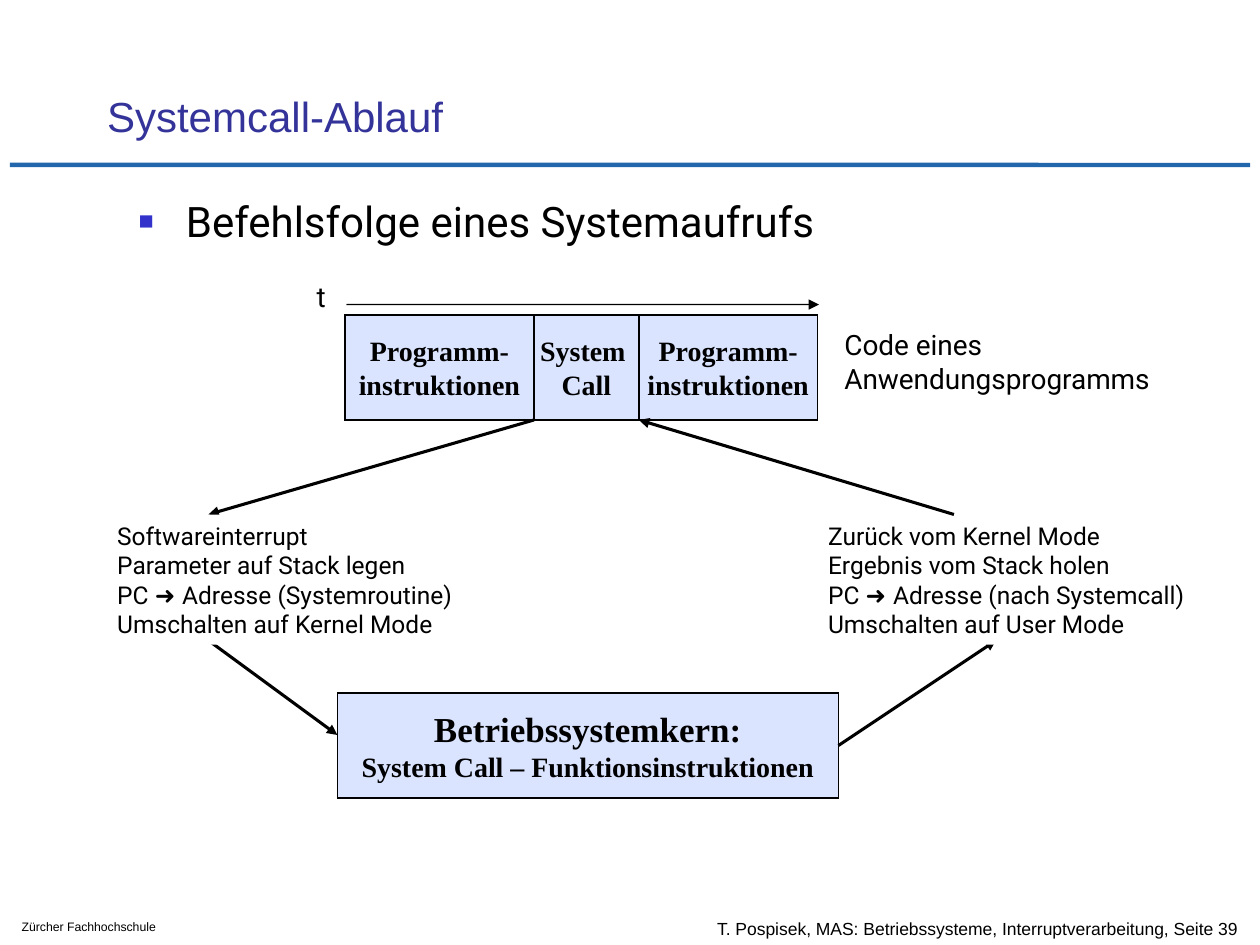
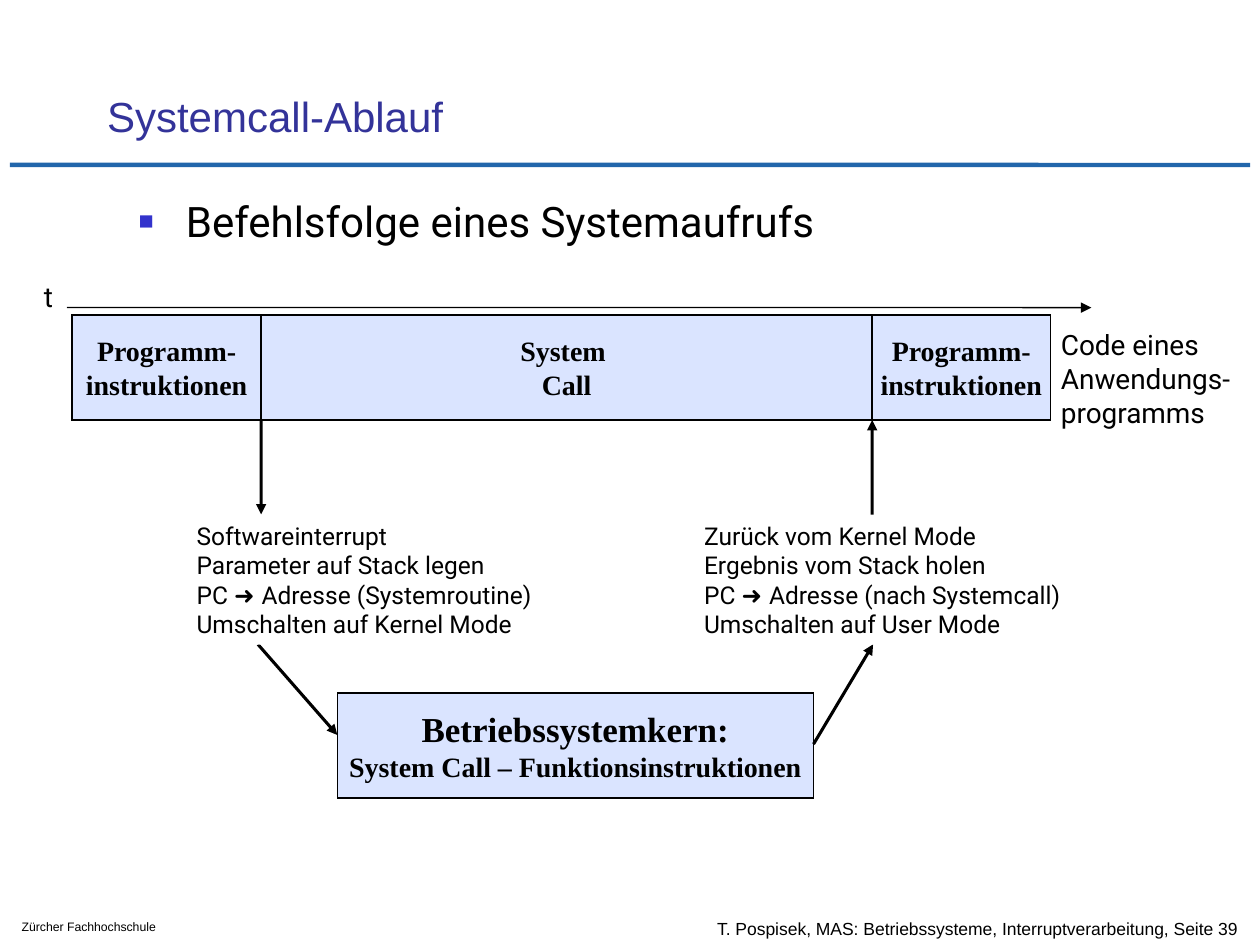
Before and after one commit to tpo/betriebssysteme, a slide deck: slide 39 of 04-3_Interruptverarbeitung_in_Betriebssystemen.odp. Drawn at 1260x945 pixels with LibreOffice and Linux fonts; fonts in the diff are those of the drawing; background and template pictures are left out. Boxes give left, top, right and bottom in pixels: in the first picture for what was removed or moved away, otherwise in the second. Text is boxed around its words. In the diff, an @@ line names an element or a change of style, - is before the commit and + after.

Commit message:
Layout

```diff
--- a/04-3_Interruptverarbeitung_in_Betriebssystemen.odp
+++ b/04-3_Interruptverarbeitung_in_Betriebssystemen.odp
@@ text "t" moved from (x1=317, y1=288, x2=326, y2=308) to (x1=44, y1=288, x2=53, y2=308) @@
@@ arrow moved from (346, 305) - (819, 305) to (67, 307) - (1091, 307) @@
@@ rectangle "Programm-" moved from (x1=345, y1=315, x2=534, y2=420) to (x1=72, y1=315, x2=261, y2=420) @@
@@ rectangle "System" resized from (x1=534, y1=315, x2=639, y2=420) to (x1=261, y1=315, x2=872, y2=420) @@
@@ rectangle "Programm-" moved from (x1=639, y1=315, x2=818, y2=420) to (x1=872, y1=315, x2=1051, y2=420) @@
@@ text "Code eines" moved from (x1=844, y1=334, x2=1149, y2=395) to (x1=1061, y1=334, x2=1230, y2=429) @@
@@ text at (x1=1061, y1=368, x2=1230, y2=429): text changed @@
-Anwendungsprogramms
+Anwendungs-
+programms
@@ arrow moved from (534, 420) - (208, 514) to (261, 420) - (261, 514) @@
@@ arrow moved from (954, 514) - (639, 420) to (872, 514) - (872, 420) @@
@@ text "Softwareinterrupt" moved from (x1=117, y1=526, x2=452, y2=634) to (x1=197, y1=526, x2=531, y2=634) @@
@@ text "Zurück vom Kernel Mode" moved from (x1=828, y1=526, x2=1184, y2=634) to (x1=704, y1=526, x2=1060, y2=634) @@
@@ arrow moved from (208, 640) - (338, 735) to (258, 644) - (338, 735) @@
@@ arrow moved from (838, 746) - (995, 640) to (814, 745) - (873, 644) @@
@@ rectangle "Betriebssystemkern: System Call – Funktionsinstruktionen" resized from (x1=338, y1=693, x2=839, y2=798) to (x1=338, y1=693, x2=814, y2=798) @@
```
